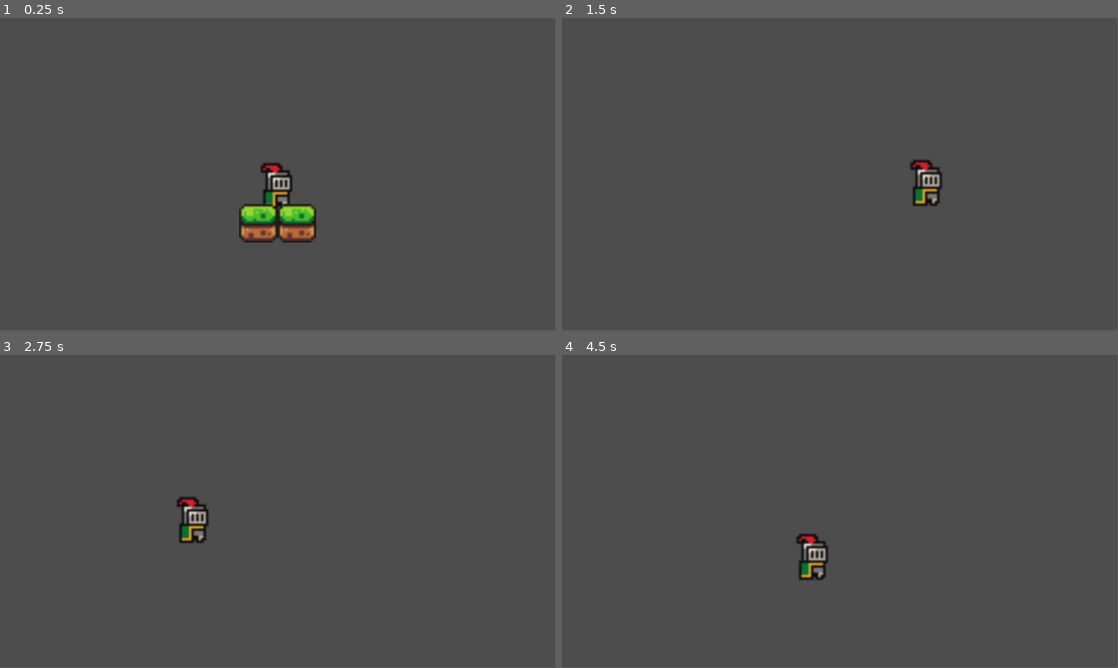
Above: before the commit, frames 1-4 (two rows, left to right).
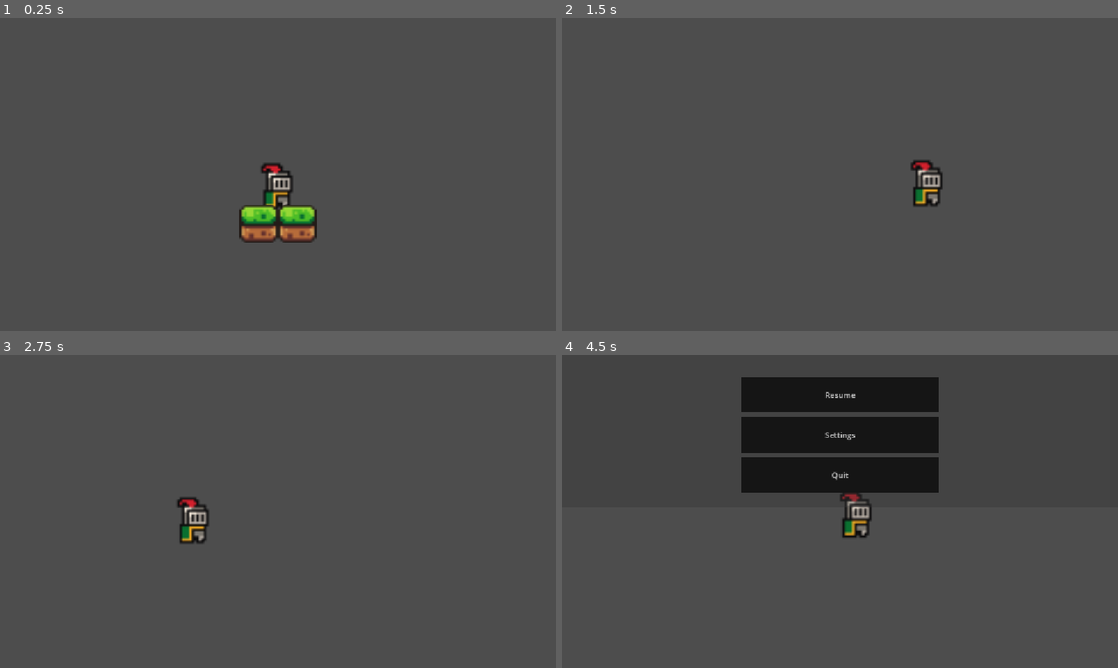
Above: after the commit, the same moments.

Repository: TheRealHeli4m/LilGuyBigWorld
Game: Godot game, scene res://Scenes/game.tscn
The game is run twice, just before and just after one commit, with the same random seed, the same clock (stepped at 60 frames per second) and the same inputs.
Inputs:
- Up to frame 1 (0.25 s): no input
- Up to frame 2 (1.5 s): hold D (move_right) from 0.53 s (still down); tap Space (jump) at 0.77 s
- Up to frame 3 (2.75 s): tap Space (jump) at 1.52 s; release D (move_right) at 2.03 s; hold A (move_left) from 2.03 s (still down)
- Up to frame 4 (4.5 s): release A (move_left) at 2.78 s; hold D (move_right) 2.78-4.28 s; tap Space (jump) at 3.02, 3.77 s; tap Escape (esc, bound only after the commit) at 4.15 s; hold A (move_left) from 4.28 s (still down)
In our replay, the window is 799x449 before the commit and 800x450 after it. These sizes can differ from the game's own. Grey fills any space a smaller window leaves; there, only what the larger window draws over its background counts as a difference.

The runs differ from the first frame. In frame 1, 0.4% of the frame differs, in the area x 43-57%, y 47-72%; in frame 2, 0.2%; in frame 3, 0.2%; in frame 4, 13%, in the area x 32-68%, y 7-72%.

Commit message:
Add pause menu

Diff:
--- a/Scenes/game.tscn
+++ b/Scenes/game.tscn
@@ -3,6 +3,7 @@
 [ext_resource type="PackedScene" uid="uid://ci2yoqda0kved" path="res://Scenes/little_guy.tscn" id="1_ebmjs"]
 [ext_resource type="Texture2D" uid="uid://d4aai8de543m0" path="res://Assets/sprites/world_tileset.png" id="2_qxrlw"]
 [ext_resource type="PackedScene" uid="uid://hwf12e5a0c3f" path="res://Scenes/killzone.tscn" id="3_wrm1d"]
+[ext_resource type="Script" uid="uid://dtuh8twxmhagj" path="res://Scripts/pause_menu_bg.gd" id="4_3dryh"]
 
 [sub_resource type="TileSetAtlasSource" id="TileSetAtlasSource_qxrlw"]
 texture = ExtResource("2_qxrlw")
@@ -142,6 +143,13 @@
 [sub_resource type="WorldBoundaryShape2D" id="WorldBoundaryShape2D_cqgho"]
 distance = -52.0
 
+[sub_resource type="StyleBoxFlat" id="StyleBoxFlat_cd33c"]
+content_margin_left = 50.0
+content_margin_top = 25.0
+content_margin_right = 50.0
+content_margin_bottom = 25.0
+bg_color = Color(0.08274146, 0.08274145, 0.0827414, 1)
+
 [node name="Game" type="Node2D" unique_id=873701970]
 
 [node name="LittleGuy" parent="." unique_id=1827910594 instance=ExtResource("1_ebmjs")]
@@ -162,3 +170,47 @@
 
 [node name="CollisionShape2D" type="CollisionShape2D" parent="Killzone" unique_id=722746706]
 shape = SubResource("WorldBoundaryShape2D_cqgho")
+
+[node name="PauseMenu" type="CanvasLayer" parent="." unique_id=994072747]
+
+[node name="Bg" type="ColorRect" parent="PauseMenu" unique_id=2019432791]
+anchors_preset = 15
+anchor_right = 1.0
+anchor_bottom = 1.0
+grow_horizontal = 2
+grow_vertical = 2
+color = Color(0.20511743, 0.20511743, 0.20511743, 0.39215687)
+script = ExtResource("4_3dryh")
+
+[node name="VBoxContainer" type="VBoxContainer" parent="PauseMenu" unique_id=181255018]
+anchors_preset = 13
+anchor_left = 0.5
+anchor_right = 0.5
+anchor_bottom = 1.0
+offset_left = -206.0
+offset_right = 206.0
+grow_horizontal = 2
+grow_vertical = 2
+theme_override_constants/separation = 10
+
+[node name="MarginContainer" type="MarginContainer" parent="PauseMenu/VBoxContainer" unique_id=357557006]
+layout_mode = 2
+theme_override_constants/margin_top = 250
+
+[node name="Resume" type="Button" parent="PauseMenu/VBoxContainer" unique_id=2103524191]
+layout_mode = 2
+theme_override_styles/normal = SubResource("StyleBoxFlat_cd33c")
+text = "Resume"
+
+[node name="Settings" type="Button" parent="PauseMenu/VBoxContainer" unique_id=550075613]
+layout_mode = 2
+theme_override_styles/normal = SubResource("StyleBoxFlat_cd33c")
+text = "Settings
+"
+
+[node name="Quit" type="Button" parent="PauseMenu/VBoxContainer" unique_id=671311646]
+layout_mode = 2
+theme_override_styles/normal = SubResource("StyleBoxFlat_cd33c")
+text = "Quit"
+
+[connection signal="pressed" from="PauseMenu/VBoxContainer/Resume" to="PauseMenu/Bg" method="_on_resume_pressed"]
--- /dev/null
+++ b/Scripts/global.gd
@@ -0,0 +1,4 @@
+extends Node
+# holds all variables that should be able to be accessed globally
+
+var playerCanMove: bool = true
--- a/Scripts/little_guy.gd
+++ b/Scripts/little_guy.gd
@@ -33,4 +33,5 @@
 		velocity.x = move_toward(velocity.x, 0, SPEED)
 
 	was_on_floor = is_on_floor()
-	move_and_slide()
+	if Global.playerCanMove: # check out global.gd
+		move_and_slide()
--- /dev/null
+++ b/Scripts/pause_menu_bg.gd
@@ -0,0 +1,33 @@
+extends ColorRect
+
+@onready var buttons = $"../VBoxContainer"
+
+# Called when the node enters the scene tree for the first time.
+func _ready() -> void:
+	self.position.y = -1000
+	buttons.position.y = -600
+
+# Called every frame. 'delta' is the elapsed time since the previous frame.
+func _process(delta: float) -> void:
+	if Input.is_action_just_pressed("esc"):
+		var tween = create_tween()
+		tween.tween_property(self, "position:y", 0, 0.5)
+
+		var buttontween = create_tween()
+		buttontween.set_trans(Tween.TRANS_SINE)
+		buttontween.set_ease(Tween.EASE_OUT)
+		buttontween.tween_property(buttons, "position:y", 0, 0.75)
+
+		Global.playerCanMove = false
+
+
+func _on_resume_pressed() -> void:
+	var tween = create_tween()
+	tween.tween_property(self, "position:y", -1000, 0.5)
+
+	var buttontween = create_tween()
+	buttontween.set_trans(Tween.TRANS_SINE)
+	buttontween.set_ease(Tween.EASE_OUT)
+	buttontween.tween_property(buttons, "position:y", -600, 0.75)
+
+	Global.playerCanMove = true
--- a/project.godot
+++ b/project.godot
@@ -14,6 +14,14 @@
 run/main_scene="uid://xj703g0kiwa4"
 config/features=PackedStringArray("4.7", "Forward Plus")
 config/icon="res://icon.svg"
+
+[autoload]
+
+Global="*uid://bttga2l0ovat6"
+
+[display]
+
+window/stretch/mode="canvas_items"
 
 [editor_plugins]
 
@@ -36,6 +44,11 @@
 "events": [Object(InputEventKey,"resource_local_to_scene":false,"resource_name":"","device":-1,"window_id":0,"alt_press …(191 unchanged characters)…
 ]
 }
+esc={
+"deadzone": 0.2,
+"events": [Object(InputEventKey,"resource_local_to_scene":false,"resource_name":"","device":-1,"window_id":0,"alt_pressed":false,"shift_pressed":false,"ctrl_pressed":false,"meta_pressed":false,"pressed":false,"keycode":0,"physical_keycode":4194305,"key_label":0,"unicode":0,"location":0,"echo":false,"script":null)
+]
+}
 
 [physics]
 
Not shown, added: Scripts/global.gd.uid
Not shown, added: Scripts/pause_menu_bg.gd.uid
